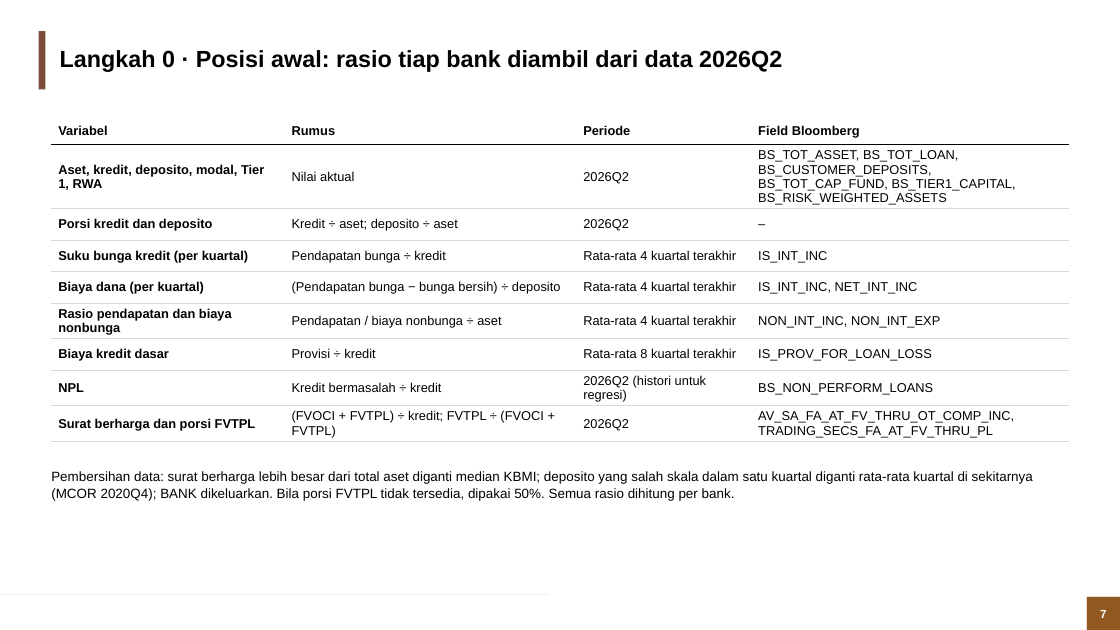
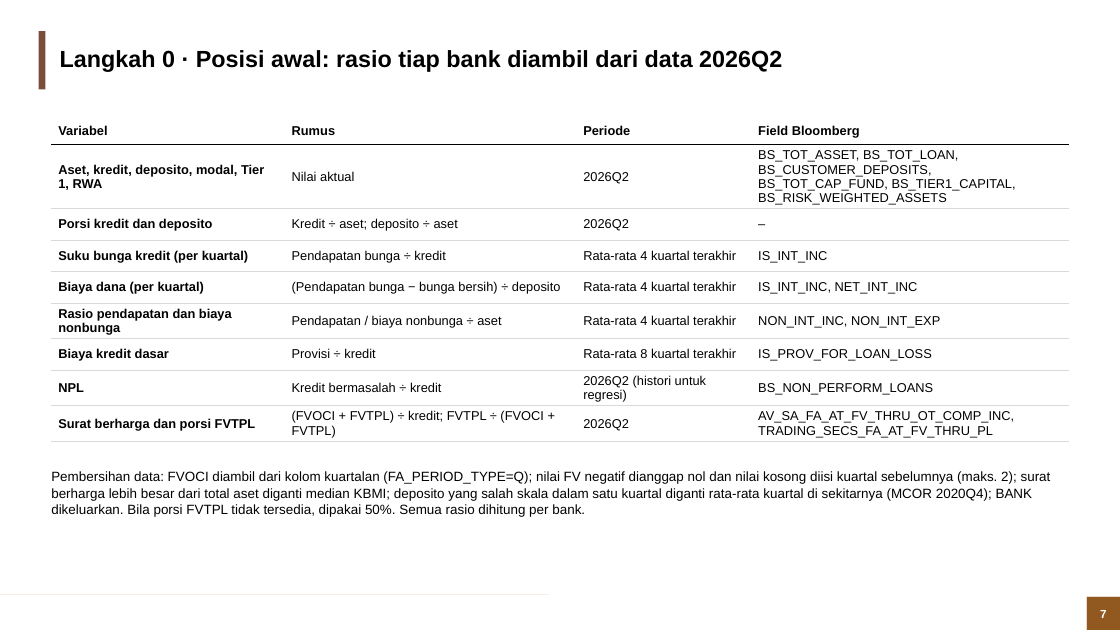
Before and after one commit to muhamadhaikal128/banking-stress-test, a slide deck: slide 7 of Banking Stress Test (Solvency).pptx. Drawn at 1120x630 pixels with LibreOffice and Linux fonts; fonts in the diff are those of the drawing; background and template pictures are left out. Boxes give left, top, right and bottom in pixels: in the first picture for what was removed or moved away, otherwise in the second. Text is boxed around its words. In the diff, an @@ line names an element or a change of style, - is before the commit and + after.

```diff
--- a/Banking Stress Test (Solvency).pptx
+++ b/Banking Stress Test (Solvency).pptx
@@ text at bbox=[51, 471, 1051, 517]: text changed @@
-Pembersihan data: surat berharga lebih besar dari total aset diganti median KBMI; deposito yang salah skala dalam satu kuartal diganti rata-rata kuartal di sekitarnya (MCOR 2020Q4); BANK dikeluarkan. Bila porsi FVTPL tidak tersedia, dipakai 50%. Semua rasio dihitung per bank.
+Pembersihan data: FVOCI diambil dari kolom kuartalan (FA_PERIOD_TYPE=Q); nilai FV negatif dianggap nol dan nilai kosong diisi kuartal sebelumnya (maks. 2); surat berharga lebih besar dari total aset diganti median KBMI; deposito yang salah skala dalam satu kuartal diganti rata-rata kuartal di sekitarnya (MCOR 2020Q4); BANK dikeluarkan. Bila porsi FVTPL tidak tersedia, dipakai 50%. Semua rasio dihitung per bank.
```
Also in this commit, not shown: 30 other slides changed, 2 slides added, 58 other files.
